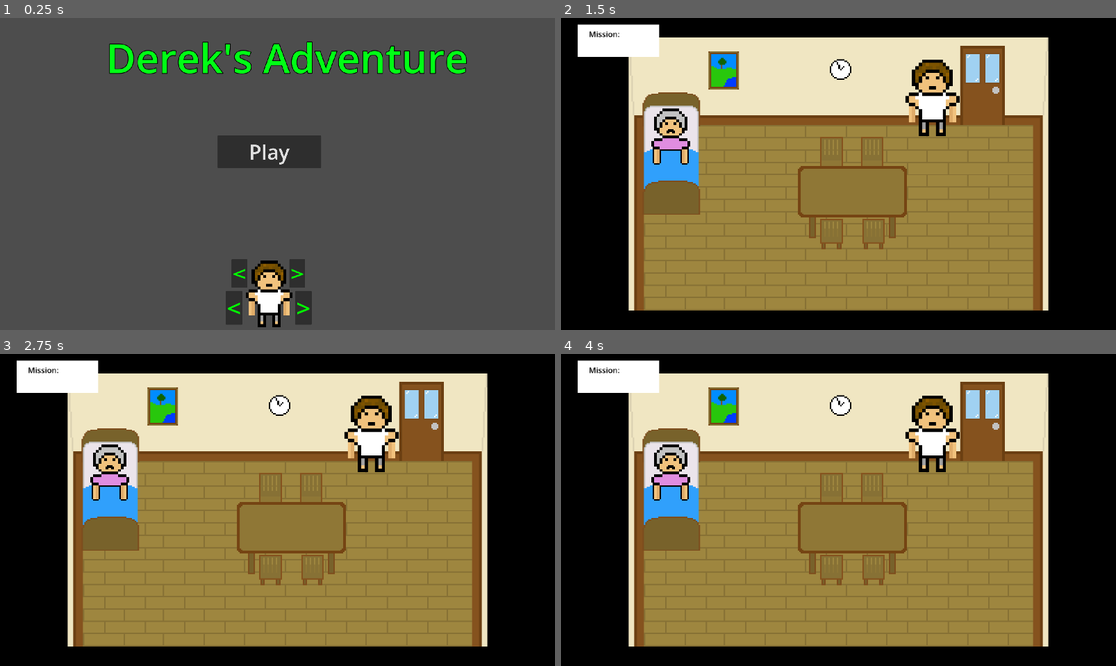
Above: before the commit, frames 1-4 (two rows, left to right).
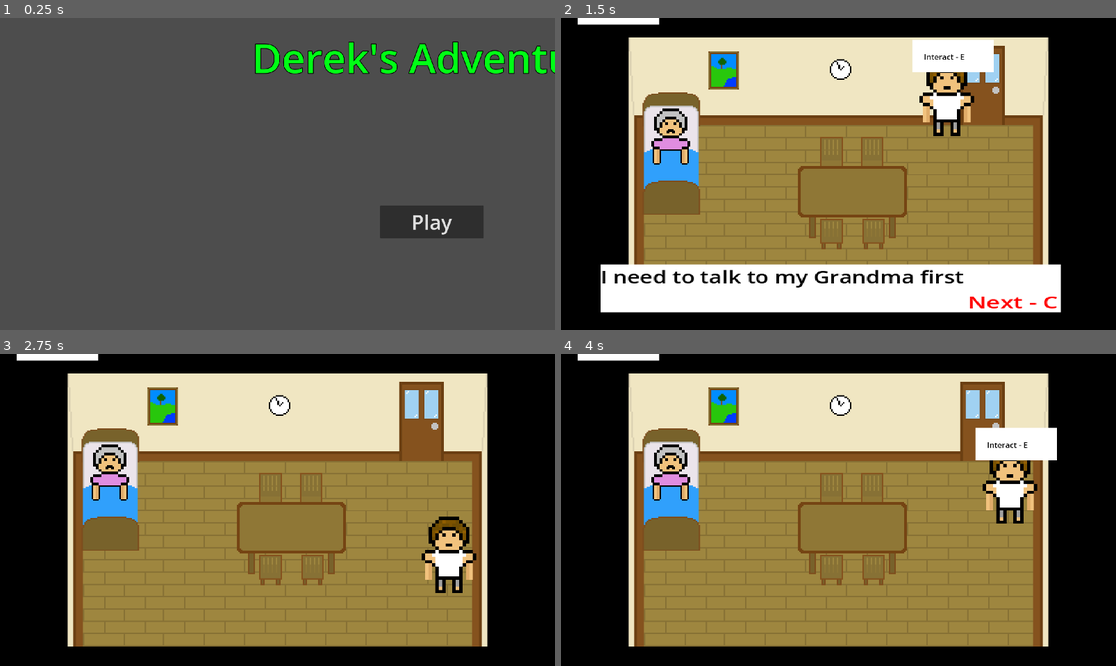
Above: after the commit, the same moments.

Repository: h-webster/derek-adventure
Game: Godot game, scene res://source/Start.tscn
The game is run twice, just before and just after one commit, with the same random seed, the same clock (stepped at 60 frames per second) and the same inputs.
Inputs:
- Up to frame 1 (0.25 s): no input
- Up to frame 2 (1.5 s): click "Play" at 0.5 s; tap Enter at 1.25 s; hold D (Right, bound only after the commit) from 1.28 s (still down); tap E (Interact) at 1.35 s
- Up to frame 3 (2.75 s): tap C (Next, bound only after the commit) at 1.55, 2.1 s; release D (Right, bound only after the commit) at 2.03 s; hold S (Down, bound only after the commit) from 2.03 s (still down); tap Z (Next, bound only before the commit) at 2.3 s
- Up to frame 4 (4 s): release S (Down, bound only after the commit) at 2.78 s; hold D (Right, bound only after the commit) 2.78-3.53 s; tap Z (Next, bound only before the commit) at 2.85 s; tap E (Interact) at 3.05, 3.6 s; tap Space at 3.5 s; hold W (Up, bound only after the commit) from 3.53 s (still down); tap C (Next, bound only after the commit) at 3.8 s

The runs differ from the first frame. In frame 1, 10% of the frame differs, in the area x 19-100%, y 7-100%; in frame 2, 18%, in the area x 3-91%, y 0-95%; in frame 3, 5.1%; in frame 4, 6.4%.

Commit message:
updated map

Diff:
--- a/project/Movement.gd
+++ b/project/Movement.gd
@@ -23,13 +23,13 @@
 		return
 	# Get the input direction and handle the movement/deceleration.
 	# As good practice, you should replace UI actions with custom gameplay actions.
-	var direction_x = Input.get_axis("ui_left", "ui_right")
+	var direction_x = Input.get_axis("Left", "Right")
 	if direction_x:
 		velocity.x = direction_x * SPEED
 	else:
 		velocity.x = move_toward(velocity.x, 0, SPEED)
 
-	var direction_y = Input.get_axis("ui_up", "ui_down")
+	var direction_y = Input.get_axis("Up", "Down")
 	if direction_y:
 		velocity.y = direction_y * SPEED
 	else:
@@ -55,12 +55,20 @@
 		display = $UI/display
 
 	var collisions = area.get_overlapping_bodies()
+	var areas = area.get_overlapping_areas()
 	var can_interact = ["Door", "Grandma"]
+	var can_interact_area = ["Grape"]
 	var hit = false
+
 	for collision in collisions:
 		if collision.name in can_interact:
 			hit = true
 			break
+	for collision in areas:
+		if collision.name in can_interact_area:
+			hit = true
+			break
+
 	display.visible = hit
 
 	if hit:
@@ -73,9 +81,16 @@
 
 	var area = $Collisions
 	var collisions = area.get_overlapping_bodies()
+	var areas = area.get_overlapping_areas()
 	for collision in collisions:
 		if collision.name == "Door" and Global.quest == 1:
 			Global.quest = 2
 			get_tree().change_scene_to_file("res://Outside.tscn")
+		elif collision.name == "Door" and Global.quest == 0:
+			dialouge.show_dialouge("none", ["I need to talk to my Grandma first"])
 		elif collision.name == "Grandma":
-			dialouge.show_dialouge("Grandma", ["Grandma: Derek...", "Grandma: I'm very sick", "Grandma: C …(260 unchanged characters)…
+			dialouge.show_dialouge("Grandma", ["Grandma: Derekkkkk!!!!", "Grandma: I'm very sick", "Grandma: C …(260 unchanged characters)…
+
+	#items = ["Grape"]
+	#for collision in areas:
+	#	if collison.name in
--- a/project/Outside.tscn
+++ b/project/Outside.tscn
@@ -1,15 +1,16 @@
-[gd_scene load_steps=26 format=3 uid="uid://bywhhtyhir6jb"]
+[gd_scene load_steps=28 format=3 uid="uid://bywhhtyhir6jb"]
 
 [ext_resource type="Texture2D" uid="uid://r0i8odc2tso7" path="res://Images/Enviroment/Outside/Map1.png" id="1_vqcc3"]
 [ext_resource type="Script" path="res://Collisions.gd" id="1_wir8h"]
-[ext_resource type="Texture2D" uid="uid://dfphk285fikm3" path="res://Images/Enviroment/Outside/Map2.png" id="2_eiubf"]
 [ext_resource type="Script" path="res://Movement.gd" id="3_7mxq1"]
+[ext_resource type="Texture2D" uid="uid://oxkmehr0rsr5" path="res://Images/Enviroment/Outside/map-road-2-pixilart.png" id="3_duo3j"]
 [ext_resource type="Texture2D" uid="uid://g8hebppdgle3" path="res://Images/Player/base-1-1-pixilart.png" id="4_hsgnn"]
 [ext_resource type="Script" path="res://EnemySpawning.gd" id="6_kq5fj"]
 [ext_resource type="Script" path="res://Hearts.gd" id="7_1ndoj"]
 [ext_resource type="Texture2D" uid="uid://cqjddjx2610t7" path="res://Images/heart-pixilart.png" id="8_ccw5h"]
 [ext_resource type="PackedScene" uid="uid://dxu6k34vflugy" path="res://heart.tscn" id="8_dhrdn"]
 [ext_resource type="Script" path="res://dialouge.gd" id="9_swmwr"]
+[ext_resource type="Texture2D" uid="uid://bdb1gvebyk18n" path="res://Images/Items/item-1-pixilart.png" id="11_ra0b7"]
 
 [sub_resource type="NavigationPolygon" id="NavigationPolygon_l7bgy"]
 vertices = PackedVector2Array(1518, -327, 1516, 287, 1516, -316, -309, -327, -294, -316, -322, 695, -294, 692, 1514, 69 …(357 unchanged characters)…
@@ -23,14 +24,14 @@
 [sub_resource type="RectangleShape2D" id="RectangleShape2D_luxoj"]
 size = Vector2(1748, 13.6667)
 
+[sub_resource type="RectangleShape2D" id="RectangleShape2D_d6dkw"]
+size = Vector2(142.667, 107.666)
+
+[sub_resource type="RectangleShape2D" id="RectangleShape2D_6nqin"]
+size = Vector2(6.27416, 1.73982)
+
 [sub_resource type="RectangleShape2D" id="RectangleShape2D_ycci1"]
 size = Vector2(103.667, 83.0004)
-
-[sub_resource type="RectangleShape2D" id="RectangleShape2D_d6dkw"]
-size = Vector2(142.667, 107.666)
-
-[sub_resource type="RectangleShape2D" id="RectangleShape2D_6nqin"]
-size = Vector2(6.27416, 1.73982)
 
 [sub_resource type="RectangleShape2D" id="RectangleShape2D_d4f47"]
 size = Vector2(54.9321, 20)
@@ -54,10 +55,14 @@
 font_color = Color(1, 0, 0, 1)
 
 [sub_resource type="RectangleShape2D" id="RectangleShape2D_ykllp"]
-size = Vector2(14, 22.4286)
+size = Vector2(14, 1.8571)
 
 [sub_resource type="RectangleShape2D" id="RectangleShape2D_3wgfq"]
 size = Vector2(16.2857, 9.63562)
+
+[sub_resource type="CapsuleShape2D" id="CapsuleShape2D_vy3sb"]
+radius = 4.04411
+height = 10.4027
 
 [node name="Outside" type="Node2D"]
 script = ExtResource("1_wir8h")
@@ -78,7 +83,7 @@
 [node name="Sprite2D2" type="Sprite2D" parent="NavigationRegion2D/StaticBody2D"]
 position = Vector2(757, 487)
 scale = Vector2(1.8, 1.8)
-texture = ExtResource("2_eiubf")
+texture = ExtResource("3_duo3j")
 
 [node name="CollisionShape2D" type="CollisionShape2D" parent="NavigationRegion2D/StaticBody2D"]
 position = Vector2(-119.333, 484)
@@ -95,10 +100,6 @@
 [node name="CollisionShape2D4" type="CollisionShape2D" parent="NavigationRegion2D/StaticBody2D"]
 position = Vector2(752.667, 967)
 shape = SubResource("RectangleShape2D_luxoj")
-
-[node name="EnemyHouse" type="CollisionShape2D" parent="NavigationRegion2D/StaticBody2D"]
-position = Vector2(7.16675, 351.834)
-shape = SubResource("RectangleShape2D_ycci1")
 
 [node name="StartingHouse1" type="CollisionShape2D" parent="NavigationRegion2D/StaticBody2D"]
 z_index = 1
@@ -117,6 +118,10 @@
 scale = Vector2(12, 12)
 shape = SubResource("RectangleShape2D_6nqin")
 
+[node name="EnemyHouse" type="CollisionShape2D" parent="NavigationRegion2D/StaticBody2D"]
+position = Vector2(7.16675, 351.834)
+shape = SubResource("RectangleShape2D_ycci1")
+
 [node name="EnemyHouse2" type="CollisionShape2D" parent="NavigationRegion2D/StaticBody2D"]
 position = Vector2(-15.6667, 308.333)
 rotation = -0.445059
@@ -127,20 +132,168 @@
 rotation = 0.436332
 shape = SubResource("RectangleShape2D_d4f47")
 
+[node name="EnemyHouse4" type="CollisionShape2D" parent="NavigationRegion2D/StaticBody2D"]
+position = Vector2(408.5, 651.168)
+shape = SubResource("RectangleShape2D_ycci1")
+
+[node name="EnemyHouse5" type="CollisionShape2D" parent="NavigationRegion2D/StaticBody2D"]
+position = Vector2(385.667, 607.667)
+rotation = -0.445059
+shape = SubResource("RectangleShape2D_d4f47")
+
+[node name="EnemyHouse6" type="CollisionShape2D" parent="NavigationRegion2D/StaticBody2D"]
+position = Vector2(428, 606.667)
+rotation = 0.436332
+shape = SubResource("RectangleShape2D_d4f47")
+
+[node name="EnemyHouse7" type="CollisionShape2D" parent="NavigationRegion2D/StaticBody2D"]
+position = Vector2(1036.5, 859.501)
+shape = SubResource("RectangleShape2D_ycci1")
+
+[node name="EnemyHouse8" type="CollisionShape2D" parent="NavigationRegion2D/StaticBody2D"]
+position = Vector2(1013.67, 816)
+rotation = -0.445059
+shape = SubResource("RectangleShape2D_d4f47")
+
+[node name="EnemyHouse9" type="CollisionShape2D" parent="NavigationRegion2D/StaticBody2D"]
+position = Vector2(1056, 815)
+rotation = 0.436332
+shape = SubResource("RectangleShape2D_d4f47")
+
+[node name="EnemyHouse10" type="CollisionShape2D" parent="NavigationRegion2D/StaticBody2D"]
+position = Vector2(1536.17, 707.501)
+shape = SubResource("RectangleShape2D_ycci1")
+
+[node name="EnemyHouse11" type="CollisionShape2D" parent="NavigationRegion2D/StaticBody2D"]
+position = Vector2(1513.33, 664)
+rotation = -0.445059
+shape = SubResource("RectangleShape2D_d4f47")
+
+[node name="EnemyHouse12" type="CollisionShape2D" parent="NavigationRegion2D/StaticBody2D"]
+position = Vector2(1555.67, 663)
+rotation = 0.436332
+shape = SubResource("RectangleShape2D_d4f47")
+
+[node name="EnemyHouse13" type="CollisionShape2D" parent="NavigationRegion2D/StaticBody2D"]
+position = Vector2(1325.17, 73.168)
+shape = SubResource("RectangleShape2D_ycci1")
+
+[node name="EnemyHouse14" type="CollisionShape2D" parent="NavigationRegion2D/StaticBody2D"]
+position = Vector2(1302.33, 29.6671)
+rotation = -0.445059
+shape = SubResource("RectangleShape2D_d4f47")
+
+[node name="EnemyHouse15" type="CollisionShape2D" parent="NavigationRegion2D/StaticBody2D"]
+position = Vector2(1344.67, 28.6669)
+rotation = 0.436332
+shape = SubResource("RectangleShape2D_d4f47")
+
 [node name="Tree" type="CollisionShape2D" parent="NavigationRegion2D/StaticBody2D"]
 position = Vector2(1330.33, 353.5)
 scale = Vector2(3.66667, 2.86667)
 shape = SubResource("RectangleShape2D_mk2dp")
 
+[node name="Tree2" type="CollisionShape2D" parent="NavigationRegion2D/StaticBody2D"]
+position = Vector2(1512.33, 325.334)
+scale = Vector2(3.66667, 2.86667)
+shape = SubResource("RectangleShape2D_mk2dp")
+
+[node name="Tree3" type="CollisionShape2D" parent="NavigationRegion2D/StaticBody2D"]
+position = Vector2(1543.67, 116.334)
+scale = Vector2(3.66667, 2.86667)
+shape = SubResource("RectangleShape2D_mk2dp")
+
+[node name="Tree4" type="CollisionShape2D" parent="NavigationRegion2D/StaticBody2D"]
+position = Vector2(1054.67, 210)
+scale = Vector2(3.66667, 2.86667)
+shape = SubResource("RectangleShape2D_mk2dp")
+
+[node name="Tree5" type="CollisionShape2D" parent="NavigationRegion2D/StaticBody2D"]
+position = Vector2(776, 90.0003)
+scale = Vector2(3.66667, 2.86667)
+shape = SubResource("RectangleShape2D_mk2dp")
+
+[node name="Tree6" type="CollisionShape2D" parent="NavigationRegion2D/StaticBody2D"]
+position = Vector2(574, 207.667)
+scale = Vector2(3.66667, 2.86667)
+shape = SubResource("RectangleShape2D_mk2dp")
+
+[node name="Tree7" type="CollisionShape2D" parent="NavigationRegion2D/StaticBody2D"]
+position = Vector2(382, 369.667)
+scale = Vector2(3.66667, 2.86667)
+shape = SubResource("RectangleShape2D_mk2dp")
+
+[node name="Tree18" type="CollisionShape2D" parent="NavigationRegion2D/StaticBody2D"]
+position = Vector2(109, 216)
+scale = Vector2(3.66667, 2.86667)
+shape = SubResource("RectangleShape2D_mk2dp")
+
+[node name="Tree19" type="CollisionShape2D" parent="NavigationRegion2D/StaticBody2D"]
+position = Vector2(-63.9997, 55.0003)
+scale = Vector2(3.66667, 2.86667)
+shape = SubResource("RectangleShape2D_mk2dp")
+
+[node name="Tree8" type="CollisionShape2D" parent="NavigationRegion2D/StaticBody2D"]
+position = Vector2(840.334, 362.334)
+scale = Vector2(3.66667, 2.86667)
+shape = SubResource("RectangleShape2D_mk2dp")
+
+[node name="Tree9" type="CollisionShape2D" parent="NavigationRegion2D/StaticBody2D"]
+position = Vector2(960.334, 611)
+scale = Vector2(3.66667, 2.86667)
+shape = SubResource("RectangleShape2D_mk2dp")
+
+[node name="Tree10" type="CollisionShape2D" parent="NavigationRegion2D/StaticBody2D"]
+position = Vector2(1320, 600.667)
+scale = Vector2(3.66667, 2.86667)
+shape = SubResource("RectangleShape2D_mk2dp")
+
+[node name="Tree11" type="CollisionShape2D" parent="NavigationRegion2D/StaticBody2D"]
+position = Vector2(1426, 721)
+scale = Vector2(3.66667, 2.86667)
+shape = SubResource("RectangleShape2D_mk2dp")
+
+[node name="Tree12" type="CollisionShape2D" parent="NavigationRegion2D/StaticBody2D"]
+position = Vector2(822, 863.667)
+scale = Vector2(3.66667, 2.86667)
+shape = SubResource("RectangleShape2D_mk2dp")
+
+[node name="Tree13" type="CollisionShape2D" parent="NavigationRegion2D/StaticBody2D"]
+position = Vector2(639, 725.667)
+scale = Vector2(3.66667, 2.86667)
+shape = SubResource("RectangleShape2D_mk2dp")
+
+[node name="Tree14" type="CollisionShape2D" parent="NavigationRegion2D/StaticBody2D"]
+position = Vector2(434.667, 886.667)
+scale = Vector2(3.66667, 2.86667)
+shape = SubResource("RectangleShape2D_mk2dp")
+
+[node name="Tree15" type="CollisionShape2D" parent="NavigationRegion2D/StaticBody2D"]
+position = Vector2(183, 848.334)
+scale = Vector2(3.66667, 2.86667)
+shape = SubResource("RectangleShape2D_mk2dp")
+
+[node name="Tree16" type="CollisionShape2D" parent="NavigationRegion2D/StaticBody2D"]
+position = Vector2(152, 644.334)
+scale = Vector2(3.66667, 2.86667)
+shape = SubResource("RectangleShape2D_mk2dp")
+
+[node name="Tree17" type="CollisionShape2D" parent="NavigationRegion2D/StaticBody2D"]
+position = Vector2(-27.333, 715)
+scale = Vector2(3.66667, 2.86667)
+shape = SubResource("RectangleShape2D_mk2dp")
+
 [node name="Area2D" type="Area2D" parent="NavigationRegion2D/StaticBody2D"]
 
 [node name="CollisionShape2D" type="CollisionShape2D" parent="NavigationRegion2D/StaticBody2D/Area2D"]
 position = Vector2(714.333, 408.333)
 
 [node name="Char" type="CharacterBody2D" parent="."]
+z_index = 2
 position = Vector2(1996, 1335)
 scale = Vector2(7, 7)
 motion_mode = 1
+wall_min_slide_angle = 0.174533
 script = ExtResource("3_7mxq1")
 
 [node name="Sprite2D" type="Sprite2D" parent="Char"]
@@ -158,19 +311,19 @@
 
 [node name="mission" type="TextureRect" parent="Char/UI"]
 layout_mode = 0
-offset_left = -243.572
-offset_top = 114.429
-offset_right = -75.5716
-offset_bottom = 182.429
+offset_left = -311.572
+offset_top = 77.4286
+offset_right = -143.572
+offset_bottom = 145.429
 scale = Vector2(0.348572, 0.325714)
 texture = SubResource("CanvasTexture_hc84l")
 
 [node name="Label" type="Label" parent="Char/UI/mission"]
 layout_mode = 0
-offset_left = 22.619
-offset_top = 7.92683
-offset_right = 149.619
-offset_bottom = 56.9268
+offset_left = 22.541
+offset_top = 7.89473
+offset_right = 149.541
+offset_bottom = 56.8947
 text = "Mission:
 Talk to grandma"
 label_settings = SubResource("LabelSettings_7kaeg")
@@ -196,10 +349,10 @@
 
 [node name="Hearts" type="Control" parent="Char/UI"]
 anchors_preset = 0
-offset_left = 127.286
-offset_top = 45.4286
-offset_right = 167.286
-offset_bottom = 85.4286
+offset_left = 200.428
+offset_top = 3.57143
+offset_right = 240.428
+offset_bottom = 43.5714
 scale = Vector2(0.742857, 0.657143)
 script = ExtResource("7_1ndoj")
 
@@ -229,6 +382,7 @@
 
 [node name="dialouge" type="TextureRect" parent="Char/UI"]
 visible = false
+layout_mode = 0
 offset_left = -238.143
 offset_top = 238.714
 offset_right = -70.143
@@ -257,10 +411,12 @@
 label_settings = SubResource("LabelSettings_al1m0")
 
 [node name="CollisionShape2D" type="CollisionShape2D" parent="Char"]
-position = Vector2(0.285706, -0.0714874)
+position = Vector2(0.285706, 10.2143)
+scale = Vector2(1, 1)
 shape = SubResource("RectangleShape2D_ykllp")
 
 [node name="Collisions" type="Area2D" parent="Char"]
+position = Vector2(0, 0.428571)
 scale = Vector2(1, 1)
 
 [node name="CollisionShape2D" type="CollisionShape2D" parent="Char/Collisions"]
@@ -275,6 +431,21 @@
 wait_time = 5.0
 autostart = true
 
+[node name="Items" type="Node2D" parent="."]
+
+[node name="Grape" type="StaticBody2D" parent="Items"]
+position = Vector2(-118, 339)
+scale = Vector2(5.44, 5.96)
+
+[node name="Sprite2D" type="Sprite2D" parent="Items/Grape"]
+texture = ExtResource("11_ra0b7")
+
+[node name="Grape" type="Area2D" parent="Items/Grape"]
+
+[node name="CollisionShape2D" type="CollisionShape2D" parent="Items/Grape/Grape"]
+position = Vector2(-0.183825, 2.01342)
+shape = SubResource("CapsuleShape2D_vy3sb")
+
 [connection signal="body_entered" from="NavigationRegion2D/StaticBody2D/Area2D" to="." method="_on_door"]
 [connection signal="body_entered" from="Char/Collisions" to="Char/UI/Hearts" method="enemy_hit"]
 [connection signal="timeout" from="Enemys/EnemySpawn" to="Enemys" method="_on_timer_timeout"]
--- a/project/Room.tscn
+++ b/project/Room.tscn
@@ -47,7 +47,7 @@
 font_color = Color(1, 0, 0, 1)
 
 [sub_resource type="RectangleShape2D" id="RectangleShape2D_gtys0"]
-size = Vector2(83.2142, 20)
+size = Vector2(90.4762, 20)
 
 [sub_resource type="RectangleShape2D" id="RectangleShape2D_cxisv"]
 size = Vector2(120.208, 226.341)
@@ -127,9 +127,9 @@
 [node name="mission" type="TextureRect" parent="UI"]
 layout_mode = 0
 offset_left = -537.5
-offset_top = -315.244
+offset_top = -382.927
 offset_right = -369.5
-offset_bottom = -247.244
+offset_bottom = -314.927
 texture = SubResource("CanvasTexture_v3pro")
 
 [node name="Label" type="Label" parent="UI/mission"]
@@ -184,7 +184,7 @@
 offset_right = 246.966
 offset_bottom = 78.8852
 scale = Vector2(0.291139, 0.770492)
-text = "Next - Z"
+text = "Next - C"
 label_settings = SubResource("LabelSettings_ixvrl")
 
 [node name="Colliders" type="Node2D" parent="."]
@@ -193,7 +193,7 @@
 scale = Vector2(1, 1)
 
 [node name="CollisionShape2D" type="CollisionShape2D" parent="Colliders/Door"]
-position = Vector2(296.488, -108.537)
+position = Vector2(296.429, -114.024)
 scale = Vector2(1, 1)
 shape = SubResource("RectangleShape2D_gtys0")
 
--- a/project/dialouge.gd
+++ b/project/dialouge.gd
@@ -2,6 +2,7 @@
 
 var dialouge_queue = []
 var dialouge_name = ""
+var i = 0
 
 func ended():
 	if dialouge_name == "Grandma":
--- a/project/project.godot
+++ b/project/project.godot
@@ -23,25 +23,34 @@
 
 window/size/viewport_width=1920
 window/size/viewport_height=1080
+window/size/mode=2
 window/stretch/aspect="expand"
 
 [input]
 
 Left={
 "deadzone": 0.5,
-"events": []
+"events": [Object(InputEventKey,"resource_local_to_scene":false,"resource_name":"","device":-1,"window_id":0,"alt_pressed":false,"shift_pressed":false,"ctrl_pressed":false,"meta_pressed":false,"pressed":false,"keycode":0,"physical_keycode":65,"key_label":0,"unicode":97,"echo":false,"script":null)
+, Object(InputEventKey,"resource_local_to_scene":false,"resource_name":"","device":-1,"window_id":0,"alt_pressed":false,"shift_pressed":false,"ctrl_pressed":false,"meta_pressed":false,"pressed":false,"keycode":0,"physical_keycode":4194319,"key_label":0,"unicode":0,"echo":false,"script":null)
+]
 }
 Right={
 "deadzone": 0.5,
-"events": []
+"events": [Object(InputEventKey,"resource_local_to_scene":false,"resource_name":"","device":0,"window_id":0,"alt_pressed":false,"shift_pressed":false,"ctrl_pressed":false,"meta_pressed":false,"pressed":false,"keycode":0,"physical_keycode":68,"key_label":0,"unicode":0,"echo":false,"script":null)
+, Object(InputEventKey,"resource_local_to_scene":false,"resource_name":"","device":-1,"window_id":0,"alt_pressed":false,"shift_pressed":false,"ctrl_pressed":false,"meta_pressed":false,"pressed":false,"keycode":0,"physical_keycode":4194321,"key_label":0,"unicode":0,"echo":false,"script":null)
+]
 }
 Up={
 "deadzone": 0.5,
-"events": []
+"events": [Object(InputEventKey,"resource_local_to_scene":false,"resource_name":"","device":-1,"window_id":0,"alt_pressed":false,"shift_pressed":false,"ctrl_pressed":false,"meta_pressed":false,"pressed":false,"keycode":0,"physical_keycode":87,"key_label":0,"unicode":119,"echo":false,"script":null)
+, Object(InputEventKey,"resource_local_to_scene":false,"resource_name":"","device":-1,"window_id":0,"alt_pressed":false,"shift_pressed":false,"ctrl_pressed":false,"meta_pressed":false,"pressed":false,"keycode":0,"physical_keycode":4194320,"key_label":0,"unicode":0,"echo":false,"script":null)
+]
 }
 Down={
 "deadzone": 0.5,
-"events": []
+"events": [Object(InputEventKey,"resource_local_to_scene":false,"resource_name":"","device":-1,"window_id":0,"alt_pressed":false,"shift_pressed":false,"ctrl_pressed":false,"meta_pressed":false,"pressed":false,"keycode":0,"physical_keycode":83,"key_label":0,"unicode":115,"echo":false,"script":null)
+, Object(InputEventKey,"resource_local_to_scene":false,"resource_name":"","device":-1,"window_id":0,"alt_pressed":false,"shift_pressed":false,"ctrl_pressed":false,"meta_pressed":false,"pressed":false,"keycode":0,"physical_keycode":4194322,"key_label":0,"unicode":0,"echo":false,"script":null)
+]
 }
 Interact={
 "deadzone": 0.5,
@@ -50,7 +59,12 @@
 }
 Next={
 "deadzone": 0.5,
-"events": [Object(InputEventKey,"resource_local_to_scene":false,"resource_name":"","device":0,"window_id":0,"alt_pressed":false,"shift_pressed":false,"ctrl_pressed":false,"meta_pressed":false,"pressed":false,"keycode":0,"physical_keycode":90,"key_label":0,"unicode":0,"echo":false,"script":null)
+"events": [Object(InputEventKey,"resource_local_to_scene":false,"resource_name":"","device":-1,"window_id":0,"alt_pressed":false,"shift_pressed":false,"ctrl_pressed":false,"meta_pressed":false,"pressed":false,"keycode":0,"physical_keycode":67,"key_label":0,"unicode":99,"echo":false,"script":null)
+]
+}
+Last={
+"deadzone": 0.5,
+"events": [Object(InputEventKey,"resource_local_to_scene":false,"resource_name":"","device":-1,"window_id":0,"alt_pressed":false,"shift_pressed":false,"ctrl_pressed":false,"meta_pressed":false,"pressed":false,"keycode":0,"physical_keycode":90,"key_label":0,"unicode":122,"echo":false,"script":null)
 ]
 }
 
--- a/project/source/Start.tscn
+++ b/project/source/Start.tscn
@@ -18,9 +18,9 @@
 
 [node name="Label" type="Label" parent="."]
 layout_mode = 0
-offset_left = 367.0
+offset_left = 872.0
 offset_top = 41.0
-offset_right = 1620.0
+offset_right = 2125.0
 offset_bottom = 233.0
 text = "Derek's Adventure"
 label_settings = SubResource("LabelSettings_oyvod")
@@ -28,16 +28,16 @@
 
 [node name="Button" type="Button" parent="."]
 layout_mode = 0
-offset_left = 753.0
-offset_top = 406.0
-offset_right = 1111.0
-offset_bottom = 520.0
+offset_left = 1315.0
+offset_top = 649.0
+offset_right = 1673.0
+offset_bottom = 763.0
 theme_override_font_sizes/font_size = 70
 text = "Play"
 script = ExtResource("1_6ljsi")
 
 [node name="Sprite2D" type="Sprite2D" parent="."]
-position = Vector2(931, 955)
+position = Vector2(1488, 1251)
 scale = Vector2(10, 10)
 texture = ExtResource("2_nq7fx")
 script = ExtResource("3_r4gqj")
Binary file added: project/Images/Enviroment/Outside/map-road-2-pixilart.png
Not shown, added: project/Images/Enviroment/Outside/map-road-2-pixilart.png.import
Binary file added: project/Images/Items/item-1-pixilart.png
Not shown, added: project/Images/Items/item-1-pixilart.png.import
Binary file added: project/Images/Items/item-2-pixilart.png
Not shown, added: project/Images/Items/item-2-pixilart.png.import
Binary file added: project/Images/Items/item-3-pixilart.png
Not shown, added: project/Images/Items/item-3-pixilart.png.import
Binary file added: project/Images/Items/item-4-pixilart.png
Not shown, added: project/Images/Items/item-4-pixilart.png.import
Binary file added: project/Images/Items/item-5-pixilart.png
Not shown, added: project/Images/Items/item-5-pixilart.png.import
(and 2 more such lines)
